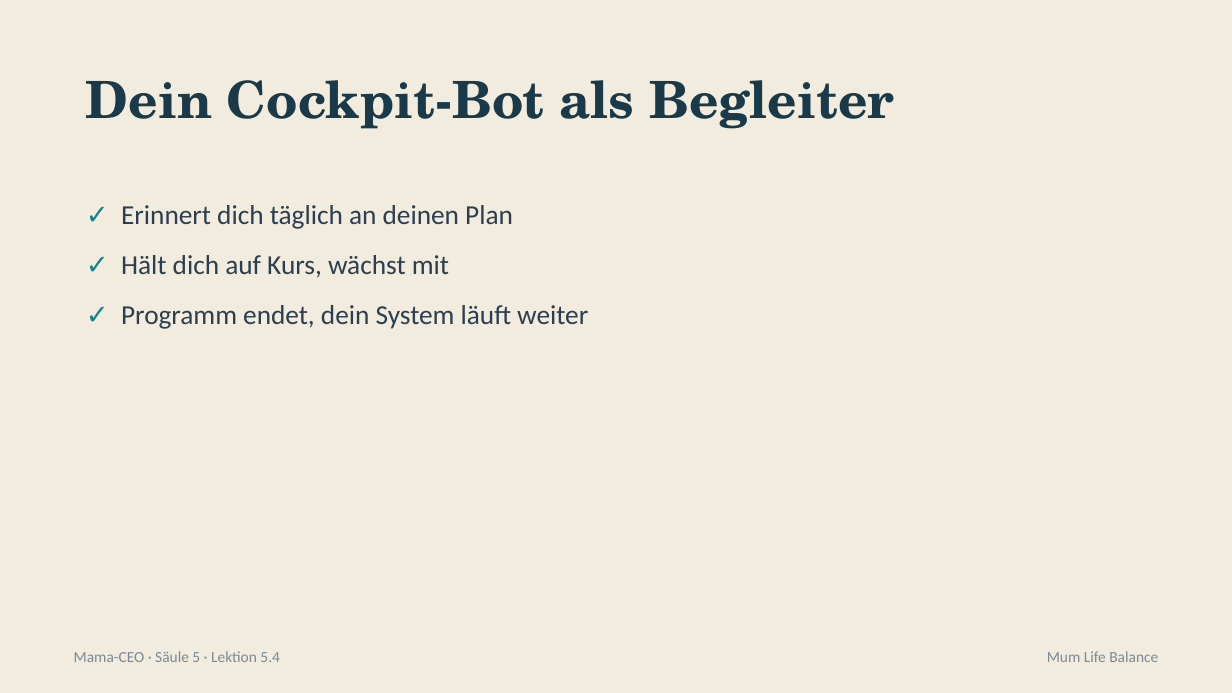
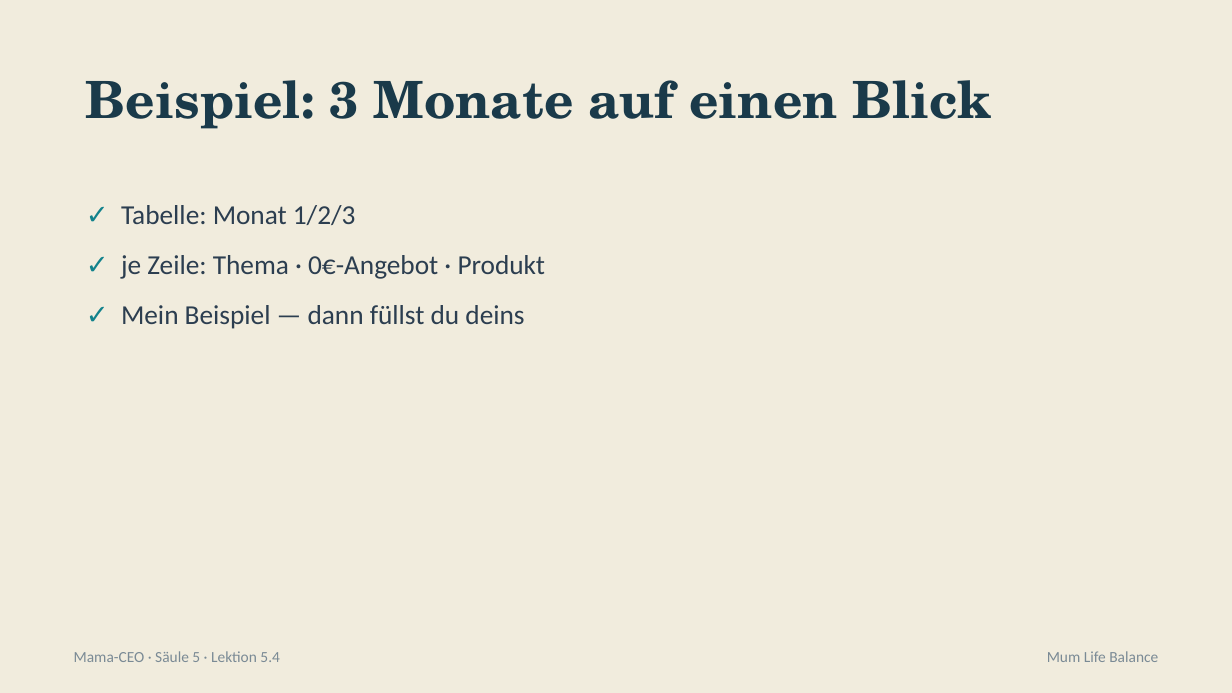
Before and after one commit to pnulmann-hue/mumlifebalance-workspace, a slide deck: slide 4 of outputs/produkte/mama-ceo/03-praesentationen/saeule-5/04-lektion-5-4.pptx (slide 7 before the commit). Drawn at 1232x693 pixels with LibreOffice and Linux fonts; fonts in the diff are those of the drawing. Boxes give left, top, right and bottom in pixels: in the first picture for what was removed or moved away, otherwise in the second. Text is boxed around its words. In the diff, an @@ line names an element or a change of style, - is before the commit and + after.

```diff
--- a/outputs/produkte/mama-ceo/03-praesentationen/saeule-5/04-lektion-5-4.pptx
+++ b/outputs/produkte/mama-ceo/03-praesentationen/saeule-5/04-lektion-5-4.pptx
@@ text at box(86, 80, 991, 129): text changed @@
-Dein Cockpit-Bot als Begleiter
+Beispiel: 3 Monate auf einen Blick
@@ text at box(121, 205, 546, 329): text changed @@
-✓ Erinnert dich täglich an deinen Plan
-✓ Hält dich auf Kurs, wächst mit
-✓ Programm endet, dein System läuft weiter
+✓ Tabelle: Monat 1/2/3
+✓ je Zeile: Thema · 0€-Angebot · Produkt
+✓ Mein Beispiel — dann füllst du deins
```
Also in this commit, not shown: 7 other slides changed, 1 slide added, 1 slide removed, 8 other files.
